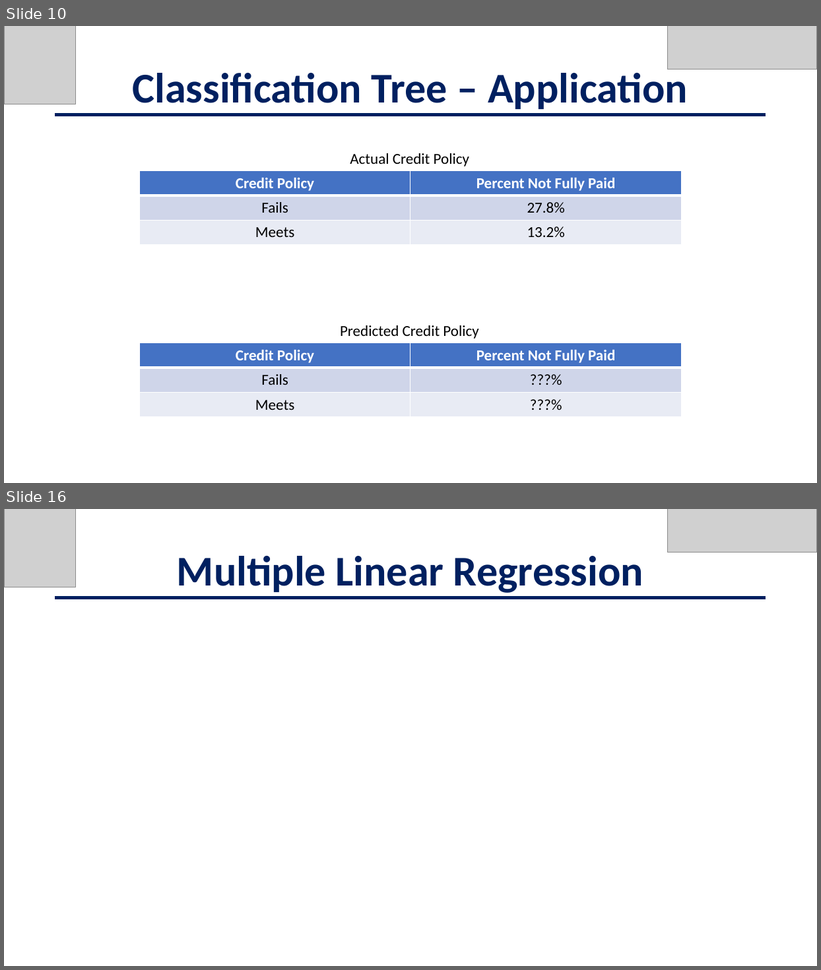
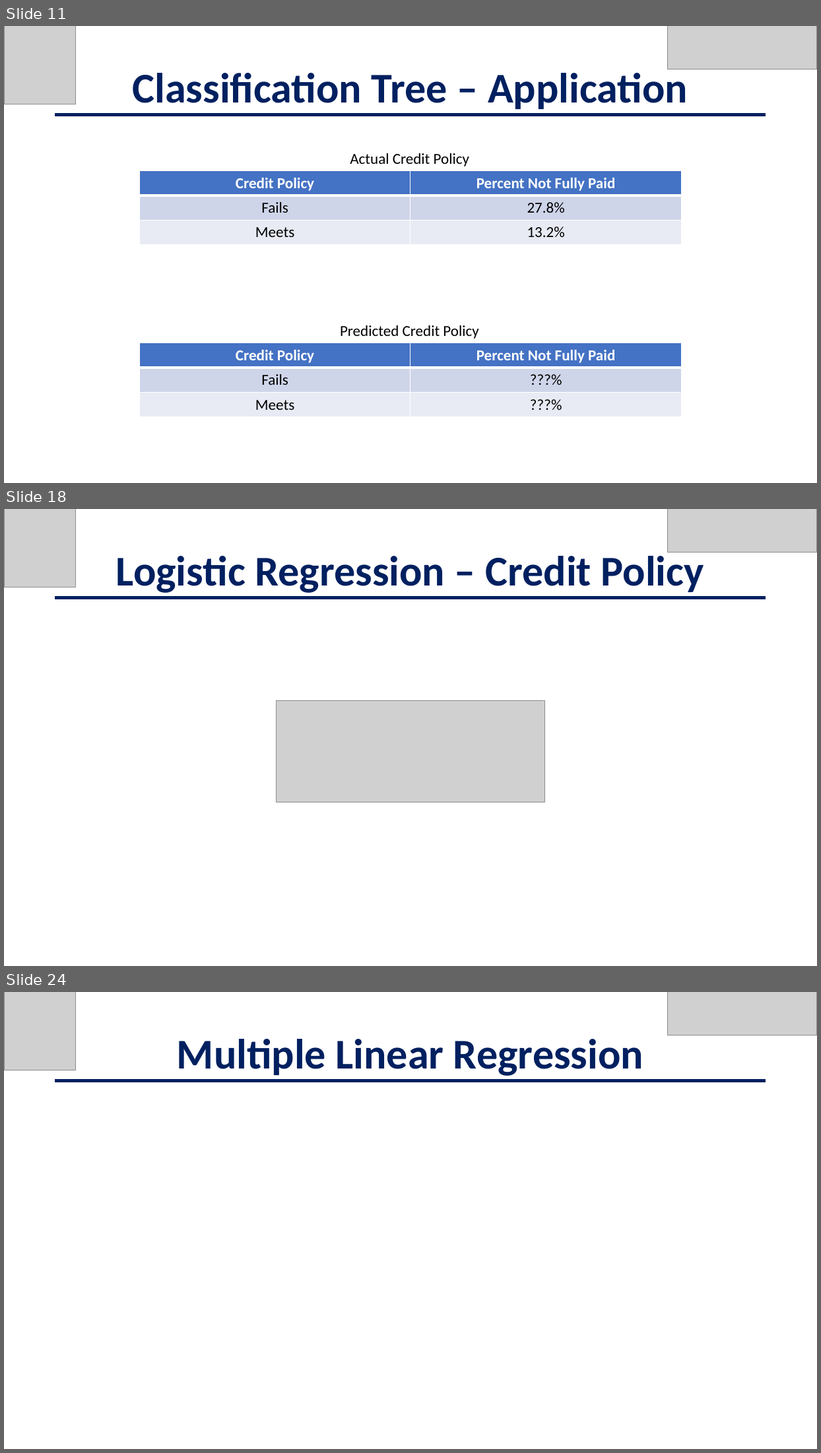
Before and after one commit to jschild01/JMB_DATS_6101, a slide deck: Project2/EDA_LendingClub_Slides - Project 2.pptx. Shown one above the other, each under a label of ours: slides 10 and 16 before the commit, slides 11, 18 and 24 after it; the slides between them are not shown. The pictures are 821x970 and 821x1453 pixels, drawn with LibreOffice and Linux fonts; fonts in the diff are those of the drawing; grey boxes stand for pictures. Boxes give left, top, right and bottom in pixels: in the first picture for what was removed or moved away, otherwise in the second. Text is boxed around its words. In the diff, an @@ line names an element or a change of style, - is before the commit and + after.

```diff
--- a/Project2/EDA_LendingClub_Slides - Project 2.pptx
+++ b/Project2/EDA_LendingClub_Slides - Project 2.pptx
@@ slide 18 added at bbox=[4, 509, 817, 966], background #FFFFFF @@
@@ picture added at bbox=[4, 509, 75, 588] @@
@@ picture added at bbox=[668, 509, 817, 553] @@
@@ text added at bbox=[116, 550, 704, 593], 50 pt, text #002060, bold @@
+Logistic Regression – Credit Policy
@@ line added from (55, 598) to (766, 598), #002060 4.5 pt @@
@@ picture added at bbox=[277, 700, 545, 803] @@
@@ what was slide 10 is now slide 11 @@
@@ what was slide 16 is now slide 24 @@
```
Also in this commit, not shown: 9 slides changed, 7 other slides added.
